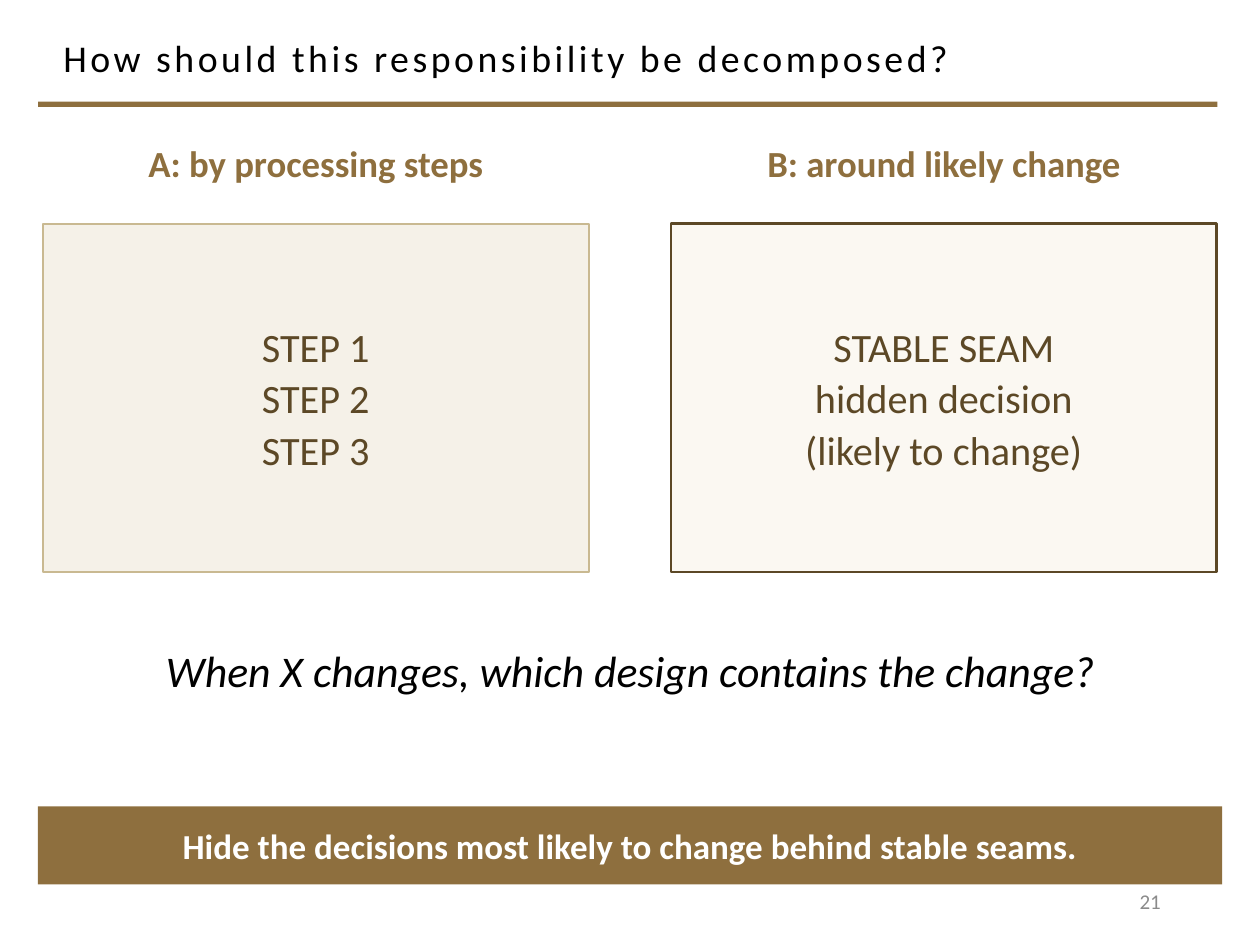
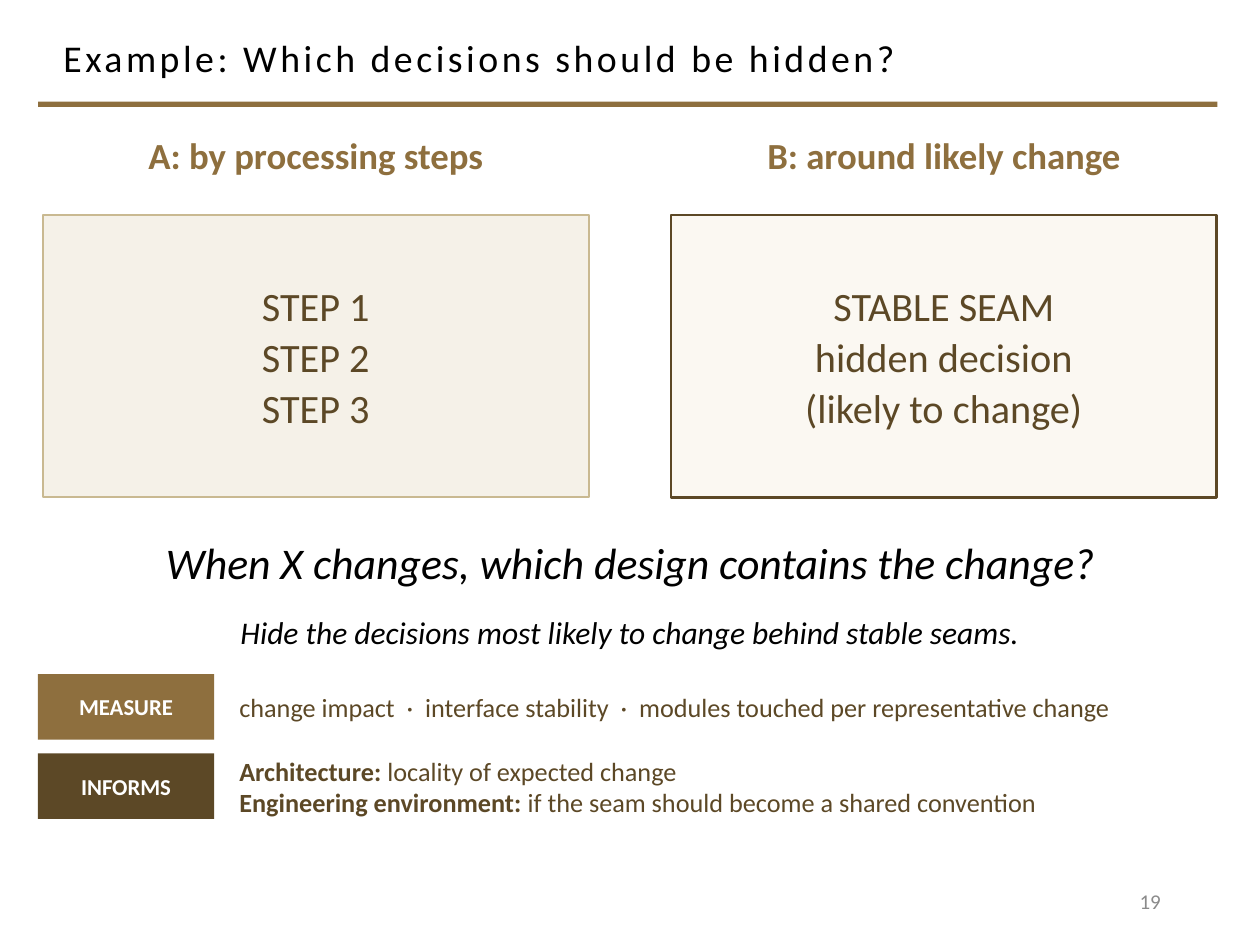
Before and after one commit to davisjam/model-based-agentic-software-engineering, a slide deck: slide 19 of course/lectures/act-1-foundations/07-design/1-7-Design.pptx (slide 21 before the commit). Drawn at 1260x945 pixels with LibreOffice and Linux fonts; fonts in the diff are those of the drawing; background and template pictures are left out. Boxes give left, top, right and bottom in pixels: in the first picture for what was removed or moved away, otherwise in the second. Text is boxed around its words. In the diff, an @@ line names an element or a change of style, - is before the commit and + after.

```diff
--- a/course/lectures/act-1-foundations/07-design/1-7-Design.pptx
+++ b/course/lectures/act-1-foundations/07-design/1-7-Design.pptx
@@ title at <box>63,45,894,78</box>: text changed @@
-How should this responsibility be decomposed?
+Example: Which decisions should be hidden?
@@ text "A: by processing steps": place and size @@
-text "A: by processing steps" at <box>148,151,483,183</box>
+text "A: by processing steps" at <box>148,143,483,175</box>
@@ text "B: around likely change": place and size @@
-text "B: around likely change" at <box>767,151,1120,183</box>
+text "B: around likely change" at <box>767,143,1120,175</box>
@@ rectangle "STEP 1": place and size @@
-rectangle "STEP 1" at <box>43,224,588,572</box>
+rectangle "STEP 1" at <box>43,215,588,498</box>
@@ rectangle "STABLE SEAM": place and size @@
-rectangle "STABLE SEAM" at <box>672,224,1217,572</box>
+rectangle "STABLE SEAM" at <box>672,215,1217,498</box>
@@ text "When X changes, which design ...": place and size @@
-text "When X changes, which design ..." at <box>166,656,1094,695</box>
+text "When X changes, which design ..." at <box>166,548,1094,587</box>
@@ text "Hide the decisions most likely ...": place and size @@
-text "Hide the decisions most likely ..." at <box>38,806,1222,885</box>
+text "Hide the decisions most likely ..." at <box>240,622,1019,650</box>
@@ text "Hide the decisions most likely ..." at <box>240,622,1019,650</box>: size 20 to 18 pt, text colour #FFFFFF to #000000, bold off, italic on; vertical alignment middle to top; fill #8E6F3E to none @@
@@ group added at <box>38,674,1109,819</box>: 2 rectangles, 2 texts @@
+MEASURE
+change impact · interface stability · modules touched per representative change
+INFORMS
+Architecture: locality of expected change
+Engineering environment: if the seam should become a shared convention
@@ page number at <box>1140,895,1161,909</box>: text changed @@
-21
+19
```
Also in this commit, not shown: 18 other slides changed, 11 slides added, 10 slides removed.
